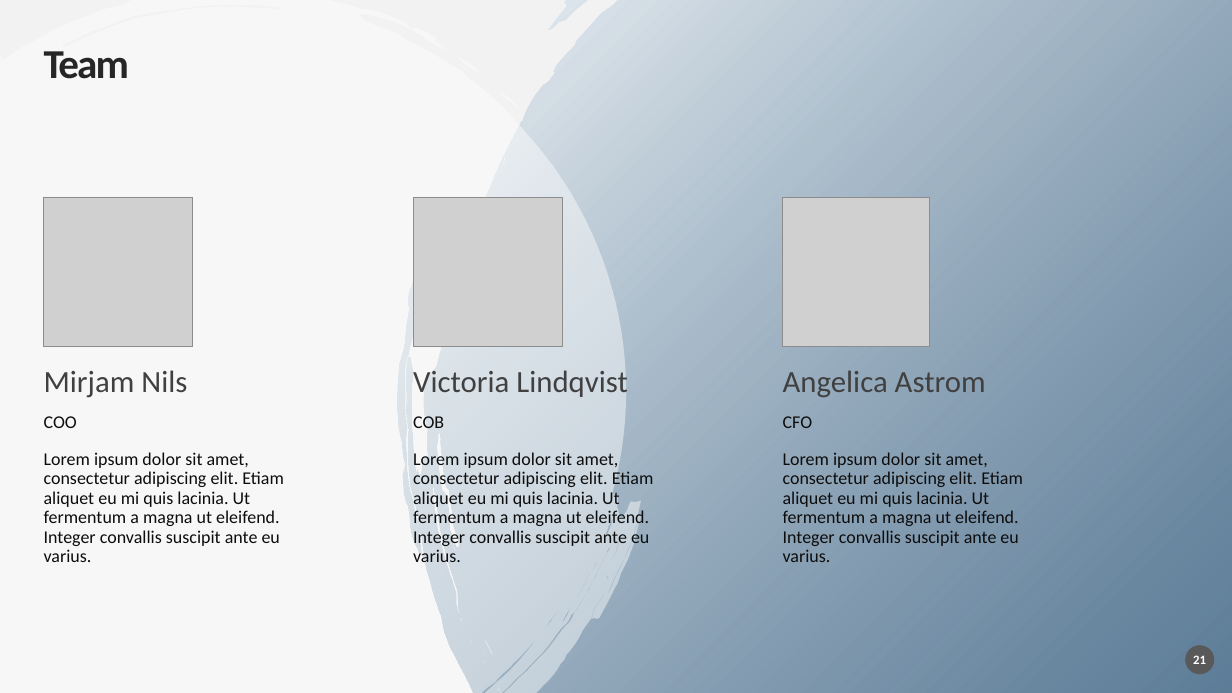
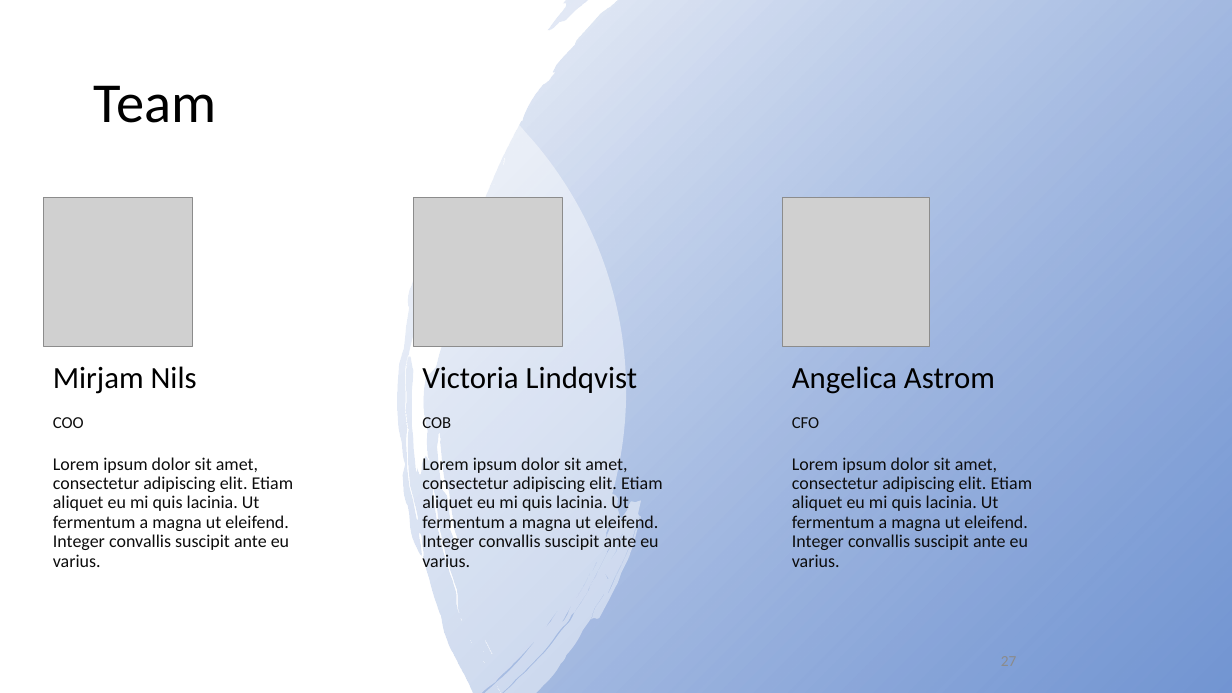
Before and after one commit to celesteshort/ml-lending-default, a slide deck: slide 27 of CapstonePresentationCS.pptx (slide 21 before the commit). Drawn at 1232x693 pixels with LibreOffice and Linux fonts; fonts in the diff are those of the drawing; grey boxes stand for pictures; background and template pictures are left out. Boxes give left, top, right and bottom in pixels: in the first picture for what was removed or moved away, otherwise in the second. Text is boxed around its words. In the diff, an @@ line names an element or a change of style, - is before the commit and + after.

```diff
--- a/CapstonePresentationCS.pptx
+++ b/CapstonePresentationCS.pptx
@@ background #F2F2F2 to #FFFFFF @@
@@ freeform shape at (397, 0, 1232, 693): fill gradient #F2F7FA to #2C567A to gradient #F6F8FC to #4472C4 @@
@@ title "Team": place and size @@
-title "Team" at (44, 51, 129, 79)
+title "Team" at (94, 85, 217, 123)
@@ title "Team" at (94, 85, 217, 123): size 32 to 44 pt, text colour #262626 to #000000, letter spacing -1.5 to 0 pt, bold off @@
@@ text colour #404040 to #000000; line spacing 0.9 to 0.8 in 3 elements at (53, 366, 197, 394), (422, 366, 637, 393), (792, 366, 995, 394) @@
@@ size 14 to 12.9 pt; line spacing 0.9 to 0.7 in 3 elements at (53, 417, 84, 428), (422, 417, 451, 428), (792, 417, 819, 428) @@
@@ 3 texts: place and size @@
-3 texts at (44, 452, 1023, 562)
+3 texts at (53, 457, 1033, 572)
@@ page number added at (871, 642, 1148, 679), 12 pt, text #8C8C8C @@
+27
@@ page number removed at (1186, 645, 1214, 674) @@
-21
```
Also in this commit, not shown: 23 other slides changed, 7 slides added, 2 slides removed.
